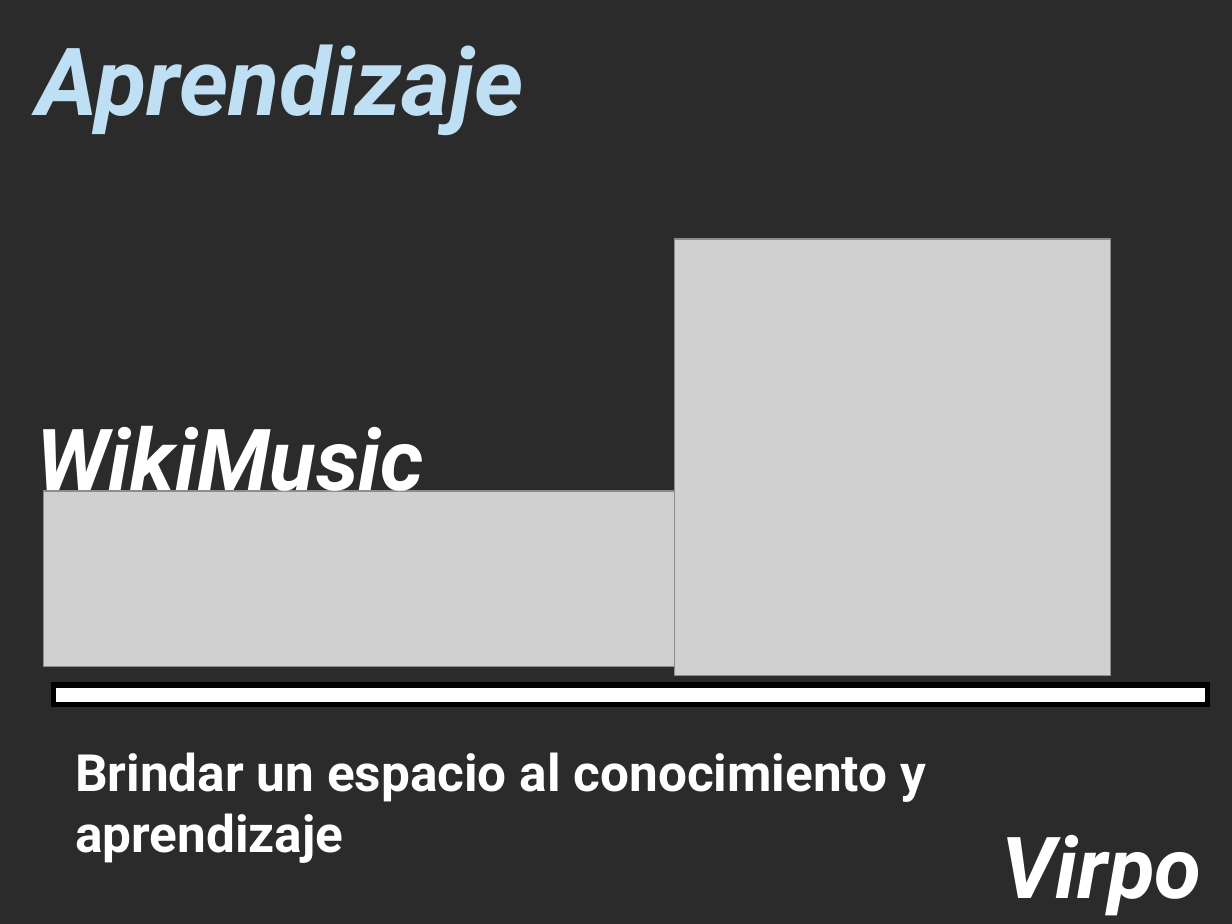
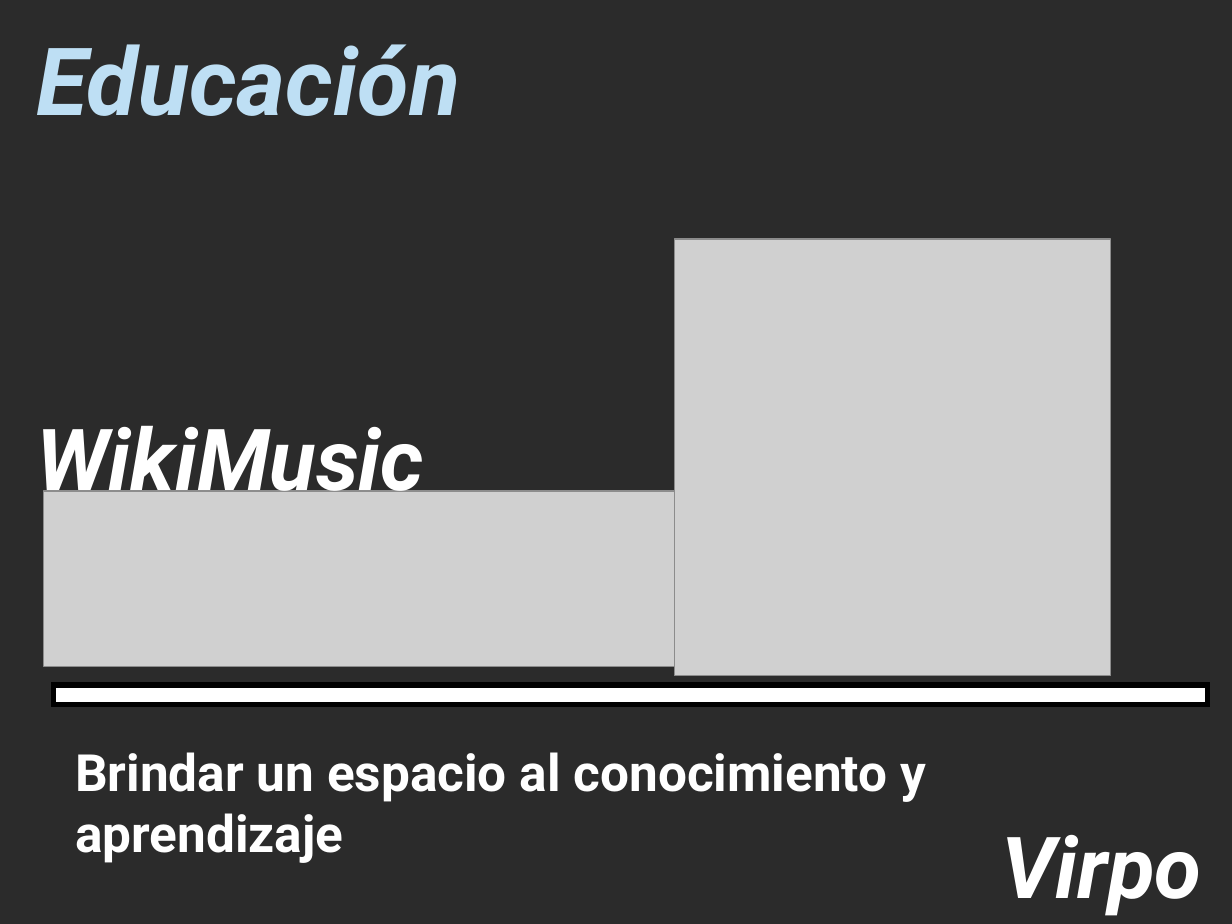
Before and after one commit to matiacc/virpo, a slide deck: slide 6 of Virpo Google/Documentacion/Virpo Iteracion Final.ppt. Drawn at 1232x924 pixels with LibreOffice and Linux fonts; fonts in the diff are those of the drawing; grey boxes stand for pictures; background and template pictures are left out; a plain dark background stands for a picture behind light text. Boxes give left, top, right and bottom in pixels: in the first picture for what was removed or moved away, otherwise in the second. Text is boxed around its words. In the diff, an @@ line names an element or a change of style, - is before the commit and + after.

```diff
--- a/Virpo Google/Documentacion/Virpo Iteracion Final.ppt
+++ b/Virpo Google/Documentacion/Virpo Iteracion Final.ppt
@@ text at box(36, 44, 460, 116): text changed @@
-Aprendizaje
+Educación
```
Also in this commit, not shown: 2 other slides changed, 3 slides added, 1 slide removed.
